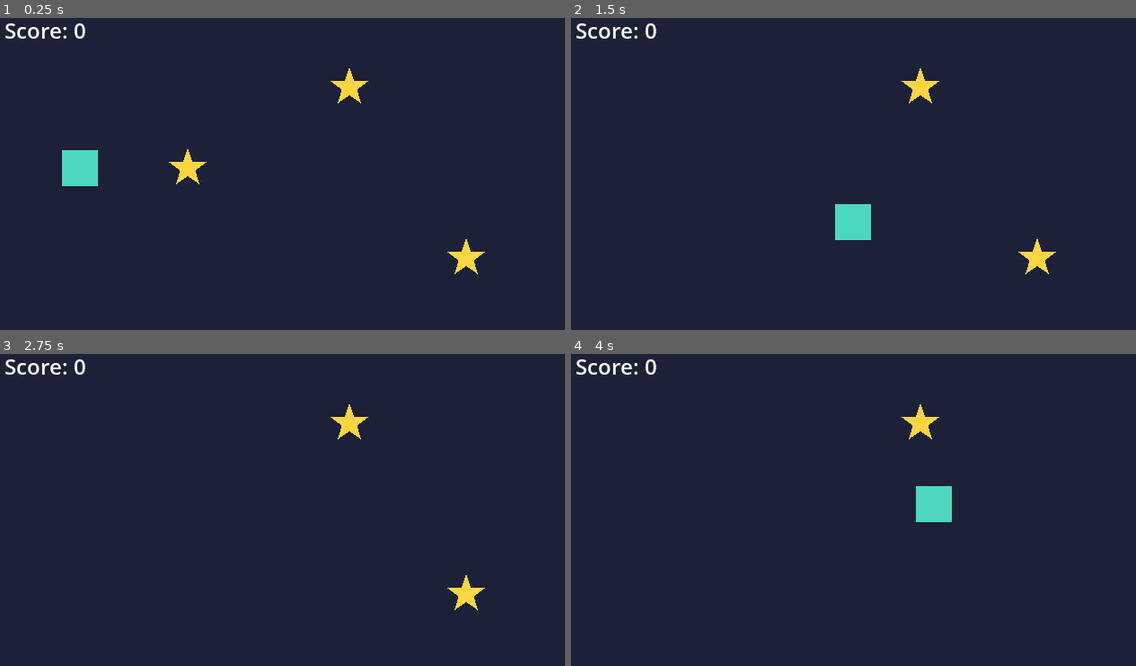
Above: before the commit, frames 1-4 (two rows, left to right).
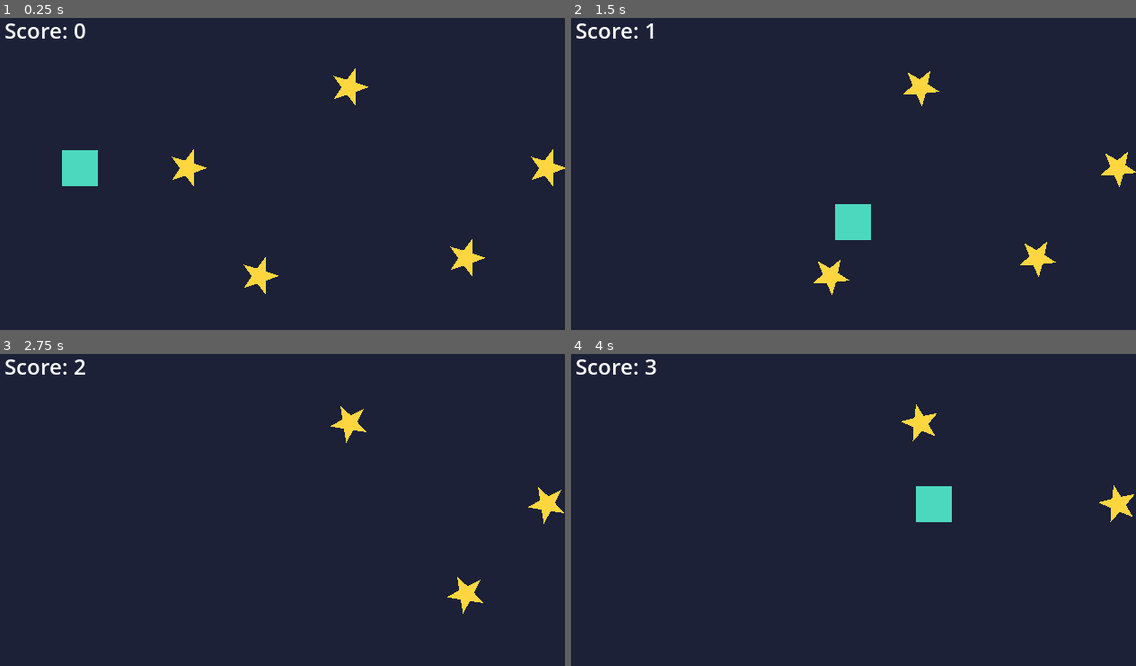
Above: after the commit, the same moments.

Repository: ziva-sh/ziva-godot-sample
Game: Godot game, scene res://main.tscn
Same seed, same stepped clock (60 frames per second), same inputs: the game is played once before the commit and once after it.
Inputs:
- Up to frame 1 (0.25 s): no input
- Up to frame 2 (1.5 s): hold Right (ui_right) 0.53-1.28 s; hold Down (ui_down) from 1.28 s (still down)
- Up to frame 3 (2.75 s): release Down (ui_down) at 2.03 s; hold Right (ui_right) from 2.03 s (still down)
- Up to frame 4 (4 s): release Right (ui_right) at 2.78 s; hold Up (ui_up) 2.78-3.53 s; hold Left (ui_left) from 3.53 s (still down)

The runs differ from the first frame. In frame 1, 1.1% of the frame differs, in the area x 29-100%, y 16-89%; in frame 2, 1.0%; in frame 3, 0.7%; in frame 4, 0.5%.
Error before the commit: Invalid assignment of property or key 'text' with value of type 'String' on a base object of type 'null instance'. (res://main.gd:15)

Commit message:
Apply Ziva's changes from the recorded run, unmodified

Diff:
--- a/main.gd
+++ b/main.gd
@@ -2,7 +2,7 @@
 
 var score := 0
 
-@onready var score_label: Label = %ScoreLabel
+@onready var score_label: Label = $HUD/ScoreLabel
 
 
 func _ready() -> void:
--- a/main.tscn
+++ b/main.tscn
@@ -39,4 +39,10 @@
 [node name="Star3" parent="Stars" instance=ExtResource("3")]
 position = Vector2(530, 280)
 
+[node name="Star4" parent="Stars" instance=ExtResource("3")]
+position = Vector2(300, 300)
+
+[node name="Star5" parent="Stars" instance=ExtResource("3")]
+position = Vector2(620, 180)
+
 [node name="HUD" parent="." instance=ExtResource("4")]
--- a/star.gd
+++ b/star.gd
@@ -1,6 +1,12 @@
 extends Area2D
 
 signal collected
+
+const SPIN_SPEED := 1.2  # radians per second
+
+
+func _process(delta: float) -> void:
+	rotation += SPIN_SPEED * delta
 
 
 func _on_body_entered(body: Node2D) -> void:
